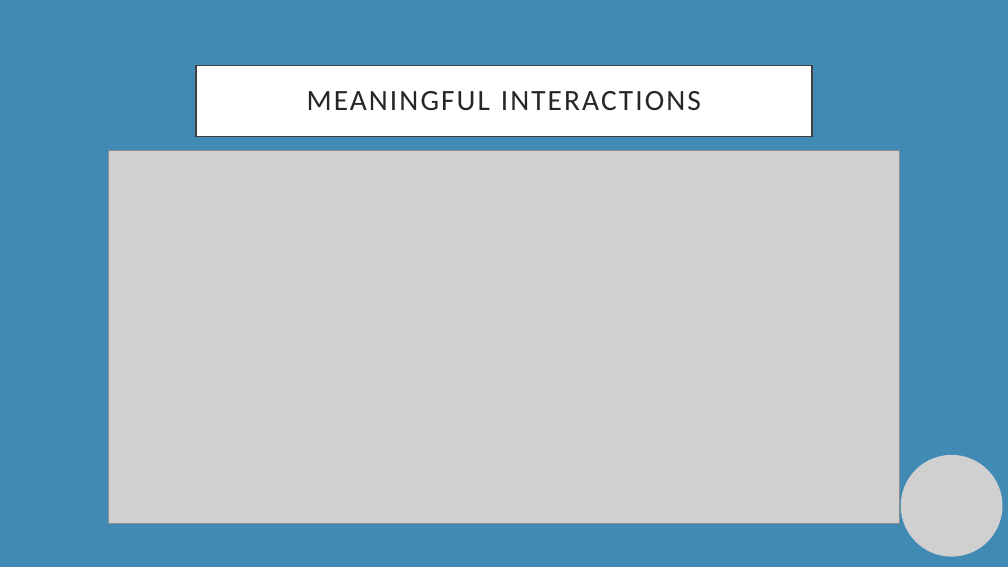
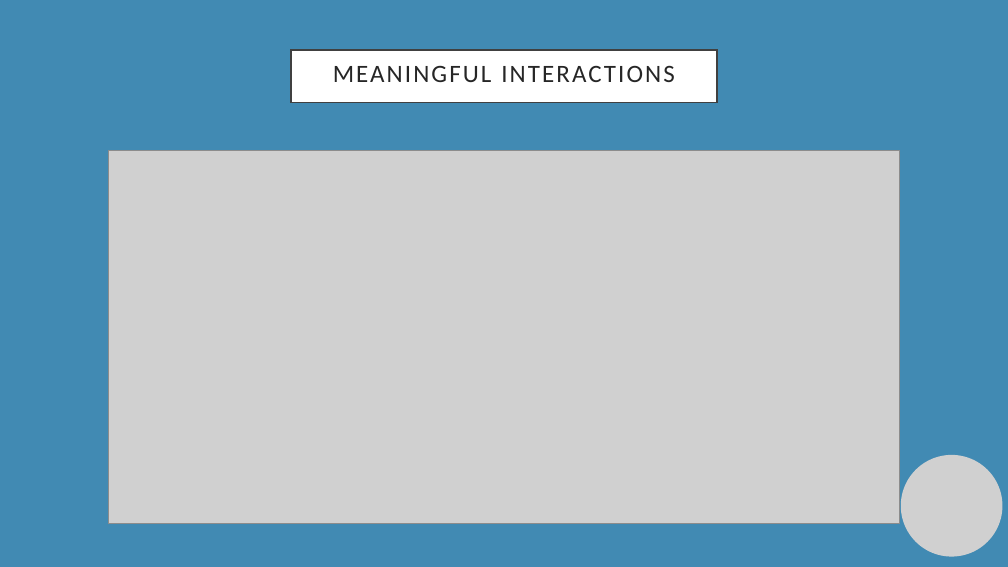
Before and after one commit to manuelsalamino/SoftwareEngineering2-Project, a slide deck: slide 11 of Presentazione standard3.pptx. Drawn at 1008x567 pixels with LibreOffice and Linux fonts; fonts in the diff are those of the drawing; grey boxes stand for pictures; background and template pictures are left out. Boxes give left, top, right and bottom in pixels: in the first picture for what was removed or moved away, otherwise in the second. Text is boxed around its words. In the diff, an @@ line names an element or a change of style, - is before the commit and + after.

```diff
--- a/Presentazione standard3.pptx
+++ b/Presentazione standard3.pptx
@@ rectangle "MEANINGFUL INTERACTIONS": place and size @@
-rectangle "MEANINGFUL INTERACTIONS" at [196,65,812,136]
+rectangle "MEANINGFUL INTERACTIONS" at [291,50,717,103]
@@ rectangle "MEANINGFUL INTERACTIONS" at [291,50,717,103]: size 28 to 23.8 pt; line spacing 0.9 to 0.7 @@
```
Also in this commit, not shown: 4 other slides changed, 4 slides added, 1 slide removed.
